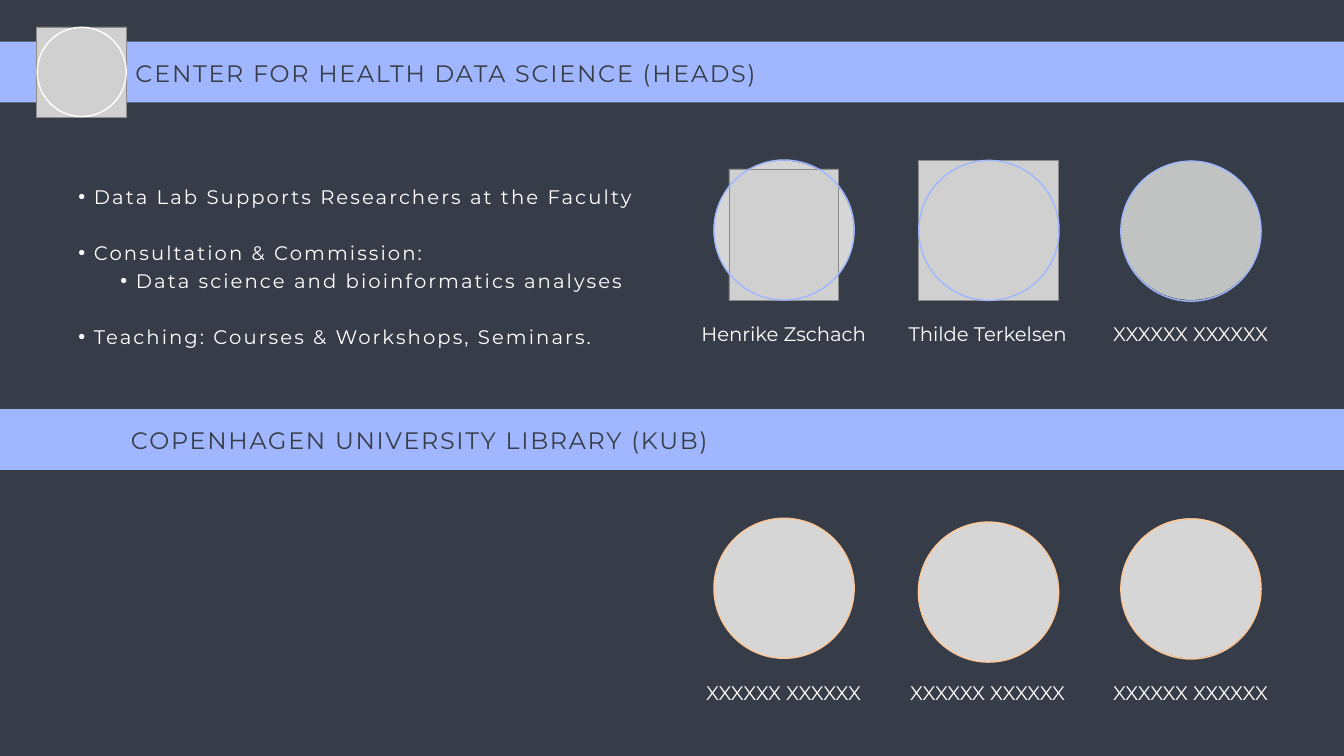
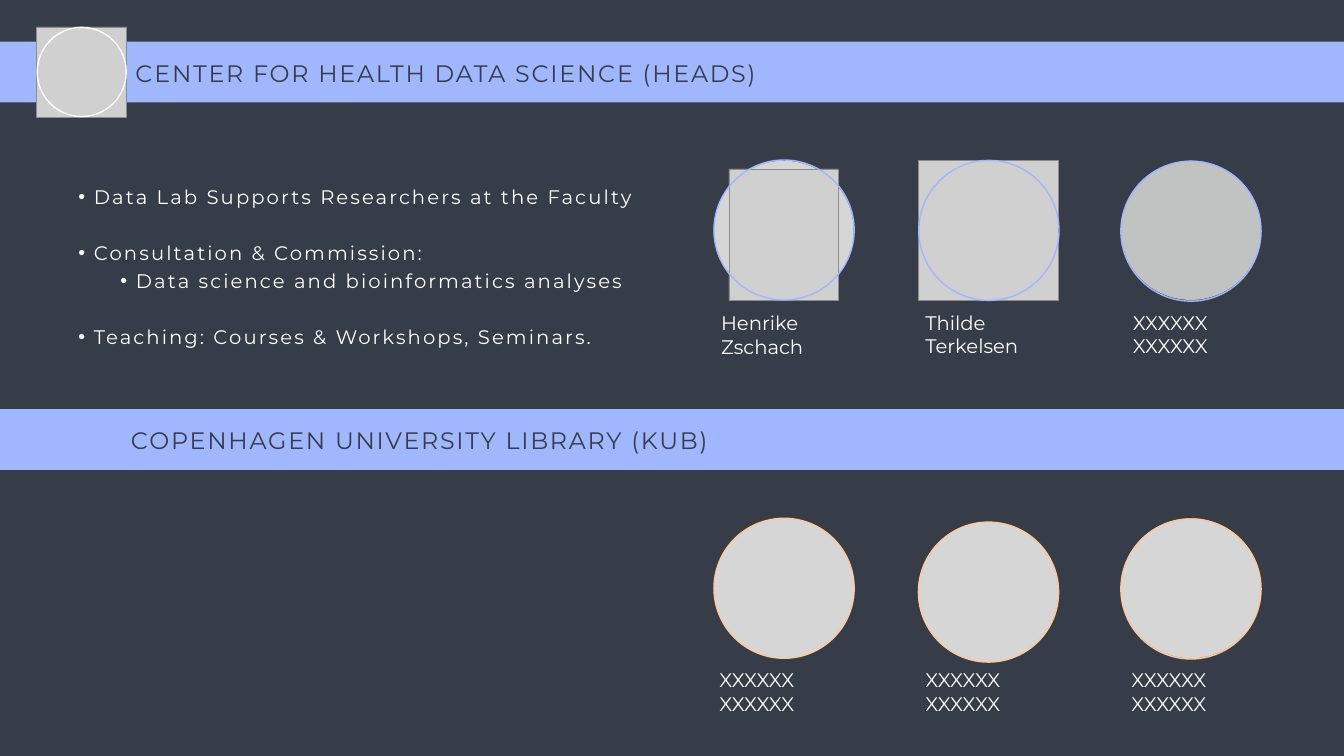
Before and after one commit to Center-for-Health-Data-Science/Just-Bash-It, a slide deck: slide 2 of Commandline_Workshop.pptx. Drawn at 1344x756 pixels with LibreOffice and Linux fonts; fonts in the diff are those of the drawing; grey boxes stand for pictures; background and template pictures are left out. Boxes give left, top, right and bottom in pixels: in the first picture for what was removed or moved away, otherwise in the second. Text is boxed around its words. In the diff, an @@ line names an element or a change of style, - is before the commit and + after.

```diff
--- a/Commandline_Workshop.pptx
+++ b/Commandline_Workshop.pptx
@@ text "Henrike Zschach" rewrapped from (701, 326, 866, 341) to (721, 315, 803, 354) @@
@@ text "Thilde Terkelsen" rewrapped from (909, 326, 1067, 341) to (925, 315, 1018, 353) @@
@@ text "XXXXXX XXXXXX" rewrapped from (1113, 327, 1268, 341) to (1133, 316, 1208, 353) @@
@@ text "XXXXXX XXXXXX" rewrapped from (706, 686, 861, 700) to (719, 673, 794, 711) @@
@@ text "XXXXXX XXXXXX" rewrapped from (910, 686, 1065, 700) to (925, 673, 1000, 711) @@
@@ text "XXXXXX XXXXXX" rewrapped from (1113, 686, 1268, 700) to (1131, 673, 1206, 711) @@
```
Also in this commit, not shown: 7 other slides changed, 1 slide added.
